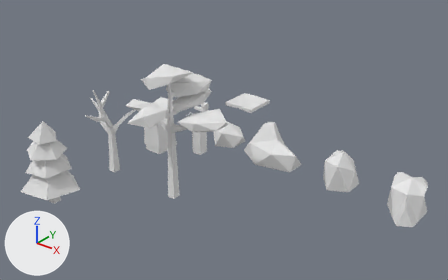
The Blender file asset_src/romppeet.blend as it was, and as the next commit left it.
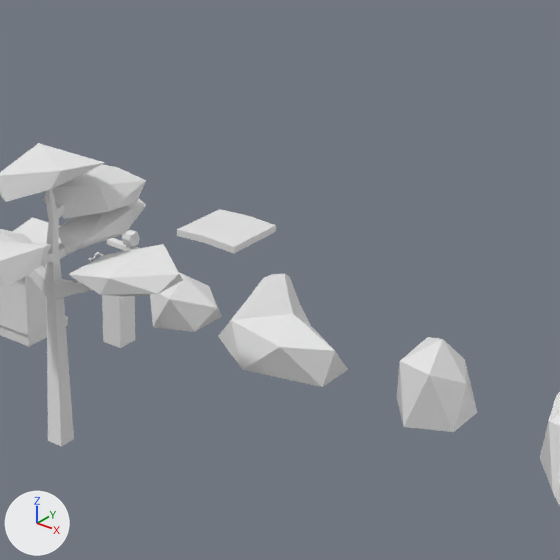
Each version appears first whole from a camera (50 mm lens) standing at (21.69, -14.51, 15.19) and looking at (4.34, 7.18, 1.74), and next in a close-up on the part from 33% to 88% of the width and 0% to 89% of the height. The lights are fixed; the arrows at lower left show +X, +Y and +Z.

Before the edit, the objects in view are built like this:
```python
me_cube = bpy.data.meshes.new('Cube')
me_cube.from_pydata([(-1.0, -1.0, 0.0), (-1.0, -1.0, 0.2), (-1.0, 1.0, 0.0), (-1.0, 1.0, 0.2), (0.0, -1.03, 0.06), (0.0, -1.03, 0.26), (0.0, 0.97, 0.06), (0.0, 0.97, 0.26)], [], [(0, 1, 3, 2), (2, 3, 7, 6), (4, 5, 1, 0), (2, 6, 4, 0), (7, 3, 1, 5)])
me_huussi = bpy.data.meshes.new('huussi')
me_huussi.from_pydata(...)  # 92 vertices, 100 faces; spans x -0.8..1.0, y -0.7..0.71, z 0.0..2.52
me_kivi4 = bpy.data.meshes.new('kivi4')
me_kivi4.from_pydata(...)  # 21 vertices, 29 faces; spans x -1.0..0.8, y -1.57..0.88, z -0.43..1.73
ob_cube = bpy.data.objects.new('Cube', me_cube)
ob_cube.location = (0.0, 15.0, 0.0)
_m = ob_cube.modifiers.new('Mirror', 'MIRROR')
ob_huussi = bpy.data.objects.new('huussi', me_huussi)
ob_huussi.location = (0.01, 6.99, 0.0)
ob_huussi.rotation_euler = (0.0, 0.0, 1.571)  # degrees (0, 0, 90)
ob_kivi4 = bpy.data.objects.new('kivi4', me_kivi4)
ob_kivi4.location = (13.11, 9.64, 0.0)
# also in view: 'manty' at (4.11, 3.95, 3.07); 'kivi3' at (9.33, 10.0, 0.6); 'kivi1' at (2.4, 10.03, 0.47); 'kivi2' at (5.41, 9.71, 0.91); 'Cube.003' at (1.99, 8.03, 0.9)
```
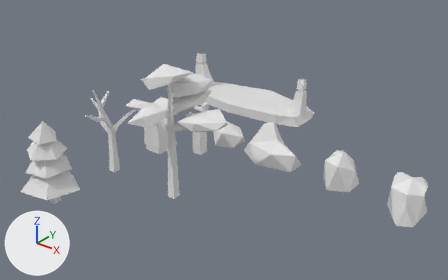
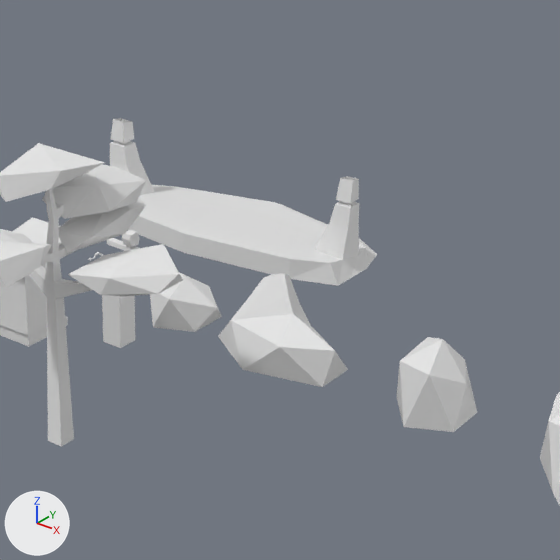
Location of each change, [x1, y1, x2, y2] in pixels of the close-ups (560 x 560 px):
'Cube', reshaped: before [177, 209, 276, 253]; after [110, 118, 377, 286]

The change, as a diff of the scene's bpy script:
```diff
--- a/asset_src/romppeet.blend.py
+++ b/asset_src/romppeet.blend.py
@@ me_cube @@
 # used by ob_cube; location = (0.0, 15.0, 0.0)
-me_cube.from_pydata(...)  # 8 vertices, 5 faces; spans x -1.0..0.0, y -1.03..1.0, z 0.0..0.26
+me_cube.from_pydata(...)  # 44 vertices, 36 faces; spans x -4.38..0.0, y -1.92..2.73, z 0.0..2.59
+# me_cube part 1: the whole mesh is rebuilt
```
